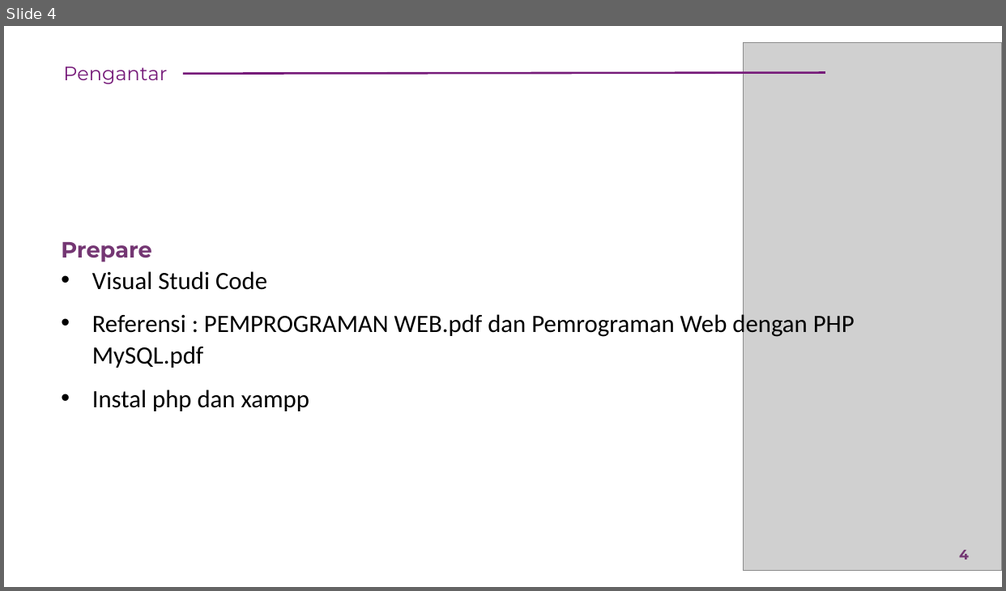
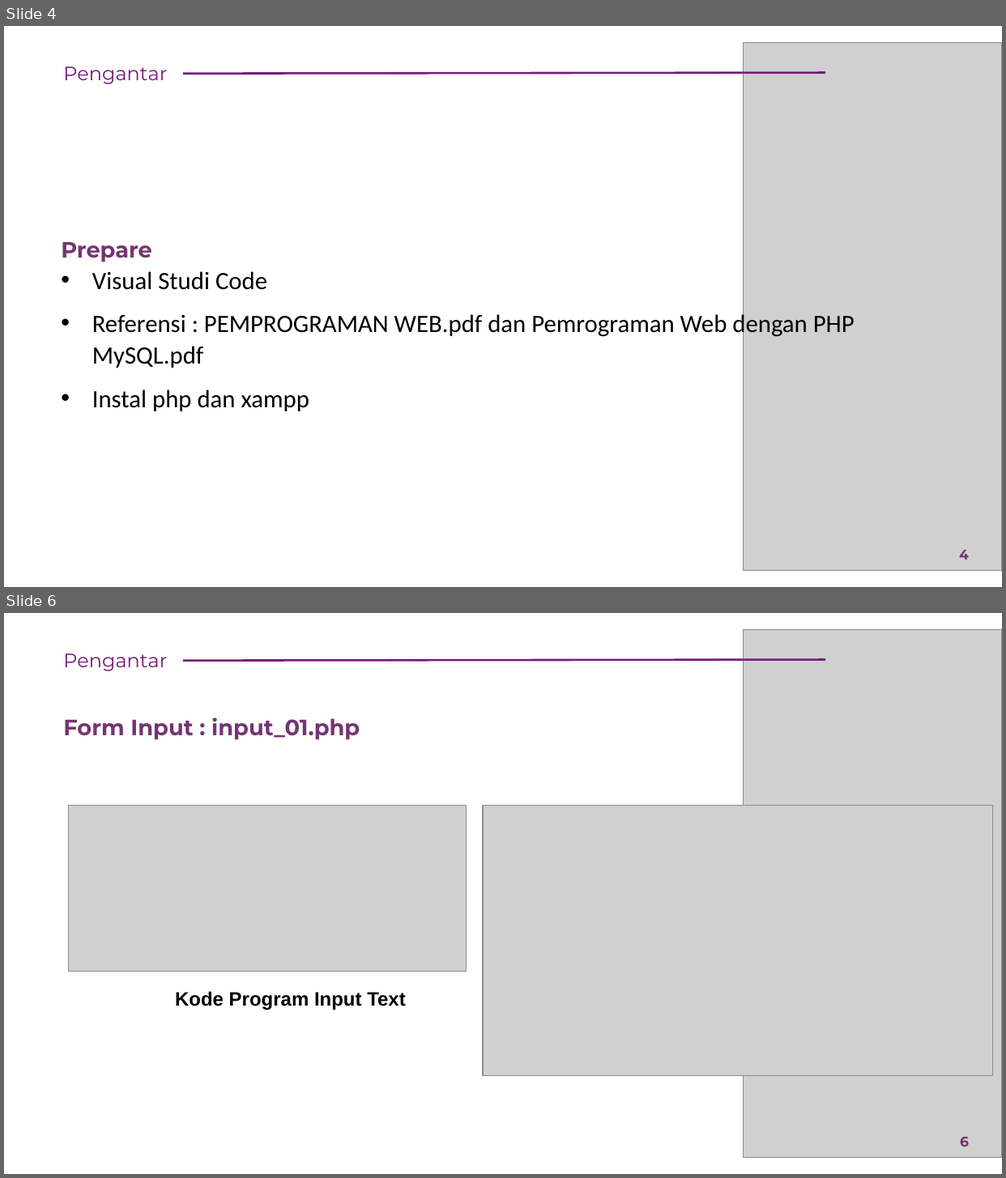
Before and after one commit to rikialdi/pemprograman-web-2022, a slide deck: Materi/Pertemuan - 12.pptx. Shown one above the other, each under a label of ours: slide 4 before the commit, slides 4 and 6 after it; the slides between them are not shown. The pictures are 1006x591 and 1006x1178 pixels, drawn with LibreOffice and Linux fonts; fonts in the diff are those of the drawing; grey boxes stand for pictures. Boxes give left, top, right and bottom in pixels: in the first picture for what was removed or moved away, otherwise in the second. Text is boxed around its words. In the diff, an @@ line names an element or a change of style, - is before the commit and + after.

```diff
--- a/Materi/Pertemuan - 12.pptx
+++ b/Materi/Pertemuan - 12.pptx
@@ slide 6 added at bbox=[4, 613, 1002, 1174], background #FFFFFF @@
@@ picture added at bbox=[744, 630, 1002, 1158] @@
@@ text added at bbox=[63, 653, 167, 671], 14 pt, text #761A79 @@
+Pengantar
@@ line added from (825, 660) to (183, 661), #761A79 1.5 pt @@
@@ text added at bbox=[63, 717, 360, 740], 16 pt, text #743673, bold @@
+Form Input : input_01.php
@@ picture added at bbox=[69, 806, 466, 971] @@
@@ picture added at bbox=[483, 806, 993, 1077] @@
@@ text added at bbox=[175, 991, 406, 1010], 14 pt, text #000000, bold @@
+Kode Program Input Text
@@ page number added at bbox=[960, 1137, 969, 1147], 10 pt, text #733572, bold @@
+6
```
Also in this commit, not shown: 2 slides changed, 6 other slides added, 8 slides removed, 41 other files.
